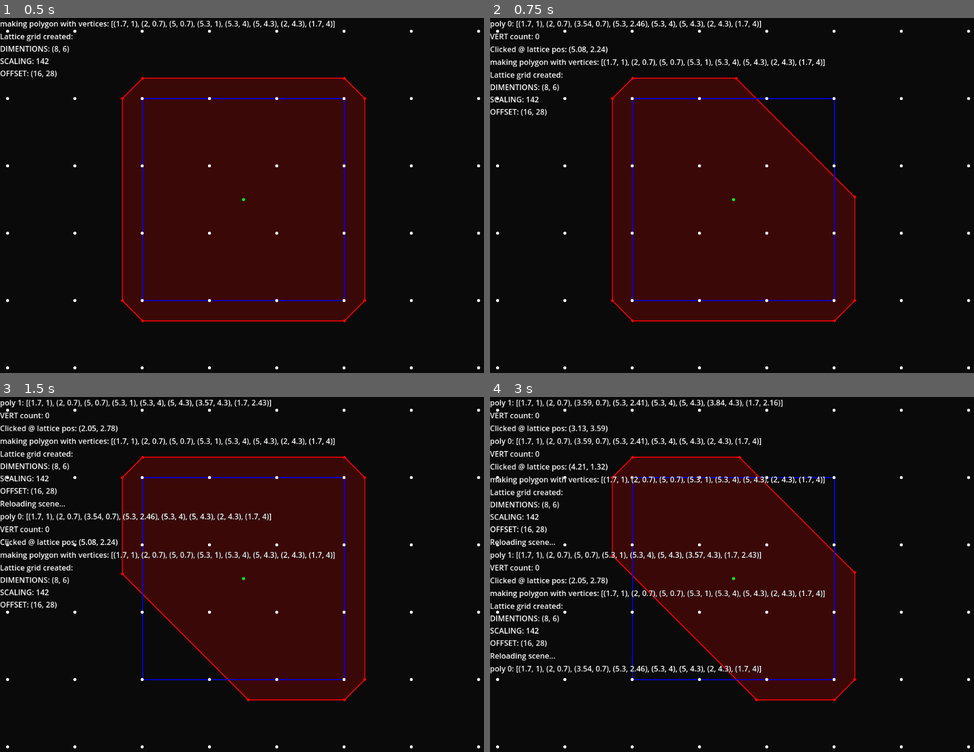
Above: before the commit, frames 1-4 (two rows, left to right).
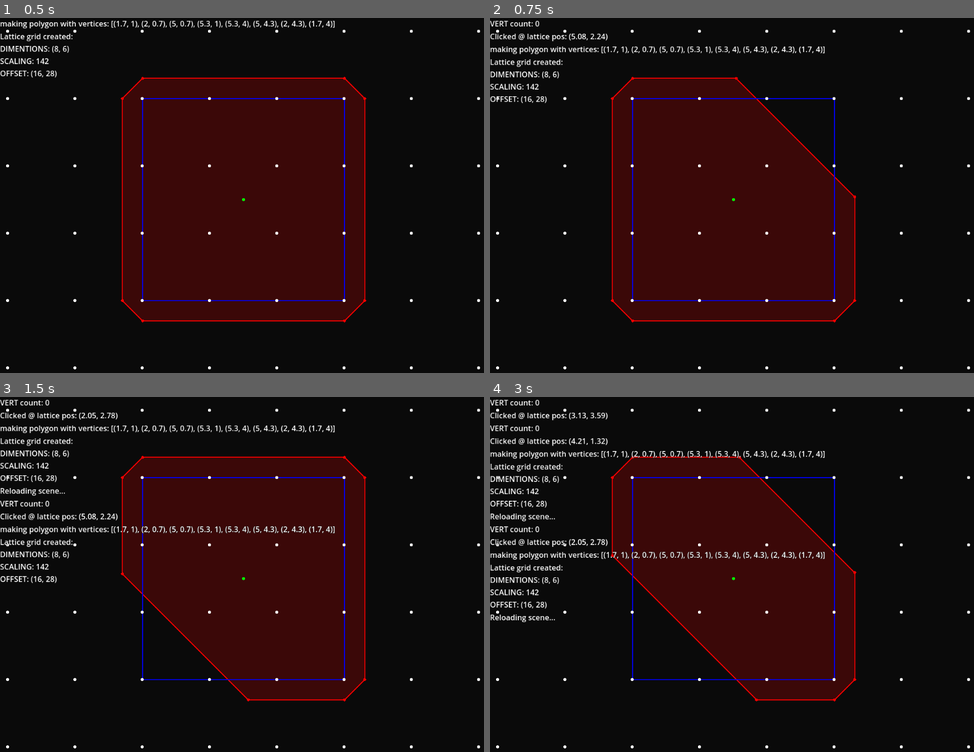
Above: after the commit, the same moments.

Repository: bigkwii/cutting-plane-game-2
Game: Godot game, scene res://scenes/testing/test.tscn
Same seed, same stepped clock (60 frames per second), same inputs: the game is played once before the commit and once after it. The project has no main scene, so this scene is started directly.
Inputs (mouse positions are in pixels of both pictures, inside the frame that each line leads up to):
- Up to frame 1 (0.5 s): no input
- Up to frame 2 (0.75 s): tap Enter at 0.5 s; move the mouse to (838, 181) at 0.52 s; press the mouse at (838, 181) at 0.53 s
- Up to frame 3 (1.5 s): tap R (reset) at 1.25 s; move the mouse to (145, 595) at 1.27 s; release the mouse at (145, 595) at 1.28 s; click (145, 595) at 1.35 s
- Up to frame 4 (3 s): tap R (reset) at 2 s; move the mouse to (780, 499) at 2.02 s; press the mouse at (780, 499) at 2.03 s; move the mouse to (707, 652) at 2.77 s; release the mouse at (707, 652) at 2.78 s; click (707, 652) at 2.85 s

Frame 1 is identical in both runs. In frame 2, 2.5% of the frame differs, in the area x 0-70%, y 0-28%; in frame 3, 5.3%; in frame 4, 6.8%, in the area x 0-70%, y 0-78%.

Commit message:
camera zoom in and pan + other fixes

Diff:
--- a/project.godot
+++ b/project.godot
@@ -37,6 +37,25 @@
 "events": [Object(InputEventMouseButton,"resource_local_to_scene":false,"resource_name":"","device":-1,"window_id":0,"a …(258 unchanged characters)…
 ]
 }
+mouse2={
+"deadzone": 0.5,
+"events": [Object(InputEventMouseButton,"resource_local_to_scene":false,"resource_name":"","device":-1,"window_id":0,"alt_pressed":false,"shift_pressed":false,"ctrl_pressed":false,"meta_pressed":false,"button_mask":2,"position":Vector2(173, 20),"global_position":Vector2(177, 61),"factor":1.0,"button_index":2,"canceled":false,"pressed":true,"double_click":false,"script":null)
+]
+}
+mouse3={
+"deadzone": 0.5,
+"events": []
+}
+mwheelup={
+"deadzone": 0.5,
+"events": [Object(InputEventMouseButton,"resource_local_to_scene":false,"resource_name":"","device":-1,"window_id":0,"alt_pressed":false,"shift_pressed":false,"ctrl_pressed":false,"meta_pressed":false,"button_mask":8,"position":Vector2(127, 22),"global_position":Vector2(131, 63),"factor":1.0,"button_index":4,"canceled":false,"pressed":true,"double_click":false,"script":null)
+]
+}
+mwheeldown={
+"deadzone": 0.5,
+"events": [Object(InputEventMouseButton,"resource_local_to_scene":false,"resource_name":"","device":-1,"window_id":0,"alt_pressed":false,"shift_pressed":false,"ctrl_pressed":false,"meta_pressed":false,"button_mask":16,"position":Vector2(107, 17),"global_position":Vector2(111, 58),"factor":1.0,"button_index":5,"canceled":false,"pressed":true,"double_click":false,"script":null)
+]
+}
 
 [rendering]
 
--- /dev/null
+++ b/scenes/testing/camera.gd
@@ -0,0 +1,73 @@
+extends Camera2D
+## Camera scene that handles zooming and panning.
+## [br][br]
+## !!!!!!!!!!!!!!!!!!!!!!!!!!!!!!!!!!!!!!!!!!!!!!!!!!!!!
+## !!! TODO: DOCUMENTATION AND USE INPUT MAP ACTIONS !!!
+## !!!!!!!!!!!!!!!!!!!!!!!!!!!!!!!!!!!!!!!!!!!!!!!!!!!!!
+
+
+# Variables to control the zoom and panning
+var zoom_min = 1.0
+var zoom_max = 3.0
+var zoom_step = 0.1
+var is_panning = false
+var last_mouse_pos = Vector2()
+var scene_rect = Rect2(Vector2(), Vector2(1024, 768)) # TODO: make this dynamic
+
+func _ready():
+	# center the camera
+	position = scene_rect.position + scene_rect.size / 2
+	# Initialize zoom level
+	zoom = Vector2(1, 1)
+
+func _input(event):
+	# Handle zoom in/out
+	if event is InputEventMouseButton:
+		if event.button_index == MOUSE_BUTTON_WHEEL_UP:
+			zoom_in()
+		elif event.button_index == MOUSE_BUTTON_WHEEL_DOWN:
+			zoom_out()
+
+		# Handle panning start/stop
+		if event.button_index == MOUSE_BUTTON_RIGHT or event.button_index == MOUSE_BUTTON_MIDDLE:
+			if event.pressed:
+				is_panning = true
+				last_mouse_pos = event.position
+			else:
+				is_panning = false
+
+	# Handle panning movement
+	elif event is InputEventMouseMotion and is_panning:
+		pan_camera(event.position)
+
+func zoom_in():
+	var new_zoom = zoom + Vector2(zoom_step, zoom_step)
+	if new_zoom.x <= zoom_max and new_zoom.y <= zoom_max:
+		adjust_zoom(new_zoom)
+
+func zoom_out():
+	var new_zoom = zoom - Vector2(zoom_step, zoom_step)
+	if new_zoom.x >= zoom_min and new_zoom.y >= zoom_min:
+		adjust_zoom(new_zoom)
+
+func adjust_zoom(new_zoom):
+	var old_zoom = zoom
+	zoom = new_zoom
+	var mouse_world_pos = get_global_mouse_position()
+	var camera_pos_delta = (mouse_world_pos - position) * (1 - old_zoom.x / new_zoom.x)
+	position += camera_pos_delta
+	clamp_camera_position()
+
+func pan_camera(new_mouse_pos):
+	if zoom != Vector2(1, 1): # Only pan if zoomed in
+		var delta = last_mouse_pos - new_mouse_pos
+		position += delta / zoom
+		last_mouse_pos = new_mouse_pos
+		clamp_camera_position()
+
+func clamp_camera_position():
+	var screen_size = get_viewport_rect().size / zoom
+	var camera_limits_min = scene_rect.position + (screen_size / 2)
+	var camera_limits_max = scene_rect.position + scene_rect.size - (screen_size / 2)
+	position.x = clamp(position.x, camera_limits_min.x, camera_limits_max.x)
+	position.y = clamp(position.y, camera_limits_min.y, camera_limits_max.y)
--- /dev/null
+++ b/scenes/testing/camera.tscn
@@ -0,0 +1,6 @@
+[gd_scene load_steps=2 format=3 uid="uid://lotaw6d6q6u5"]
+
+[ext_resource type="Script" path="res://scenes/testing/camera.gd" id="1_pu3b3"]
+
+[node name="Camera" type="Camera2D"]
+script = ExtResource("1_pu3b3")
--- a/scenes/testing/test.gd
+++ b/scenes/testing/test.gd
@@ -9,6 +9,7 @@
 # -- child nodes --
 @onready var LATTICE_GRID = $lattice_grid
 @onready var POLYGON = $polygon
+@onready var CAMERA = $Camera
 
 # Called when the node enters the scene tree for the first time.
 func _ready():
@@ -24,13 +25,12 @@
 	if event.is_action_pressed("reset"):
 		DEBUG.log("Reloading scene...")
 		get_tree().reload_current_scene()
-	# print click position
 	if event.is_action_pressed("mouse1"):
 		if event.pressed:
 			var clicked_lattice_pos = snapped( (get_global_mouse_position() - DEFAULTS.OFFSET) / DEFAULTS.SCALING , Vector2(CLICK_EPSILON, CLICK_EPSILON) )
 			DEBUG.log( "Clicked @ lattice pos: " + str( clicked_lattice_pos ) )
-			# split the polygon horizontally at the clicked height
-			cut_polygon(Vector2(clicked_lattice_pos.x, clicked_lattice_pos.y), Vector2(0.5,0.5))
+			# split the polygon at the given position and at a hard-coded direction
+			cut_polygon(Vector2(clicked_lattice_pos.x, clicked_lattice_pos.y), Vector2(1,1))
 
 ## determines if a given point is on a segment
 ## [br][br]
@@ -88,7 +88,7 @@
 		var intersection = line_intersects_segment(line_point, line_dir, start_point, end_point)
 		if intersection:
 			intersection_points.append(intersection)
-	if intersection_points.size() != 2:
+	if intersection_points.size() == 0 or intersection_points.size() % 2 != 0: # TODO: not sure about the 2nd condition
 		DEBUG.log("split_polygon: Invalid number of intersection points: %s" % intersection_points.size())
 		return []
 	var is_upper = is_point_above_line(polygon[0], line_point, line_dir)
@@ -126,7 +126,8 @@
 		return
 	if Geometry2D.is_point_in_polygon(centroid, new_polygons[0]):
 		POLYGON.rebuild_polygon(new_polygons[0])
-		DEBUG.log("poly 0: %s" % new_polygons[0], 100)
 	else:
 		POLYGON.rebuild_polygon(new_polygons[1])
-		DEBUG.log("poly 1: %s" % new_polygons[1], 100)
+
+
+# -- camera stuff --
--- a/scenes/testing/test.tscn
+++ b/scenes/testing/test.tscn
@@ -1,8 +1,9 @@
-[gd_scene load_steps=4 format=3 uid="uid://clrnwpok4we7c"]
+[gd_scene load_steps=5 format=3 uid="uid://clrnwpok4we7c"]
 
 [ext_resource type="Script" path="res://scenes/testing/test.gd" id="1_ue41n"]
 [ext_resource type="PackedScene" uid="uid://dgb3ubanl7ucn" path="res://scenes/testing/lattice_grid.tscn" id="2_jog8d"]
 [ext_resource type="PackedScene" uid="uid://dnibem6i2pwss" path="res://scenes/testing/polygon.tscn" id="3_dbcd7"]
+[ext_resource type="PackedScene" uid="uid://lotaw6d6q6u5" path="res://scenes/testing/camera.tscn" id="4_ig2q3"]
 
 [node name="test" type="Node2D"]
 script = ExtResource("1_ue41n")
@@ -12,3 +13,5 @@
 [node name="polygon" parent="." instance=ExtResource("3_dbcd7")]
 position = Vector2(1, 0)
 initial_vertices = Array[Vector2]([Vector2(1.7, 1), Vector2(2, 0.7), Vector2(5, 0.7), Vector2(5.3, 1), Vector2(5.3, 4), Vector2(5, 4.3), Vector2(2, 4.3), Vector2(1.7, 4)])
+
+[node name="Camera" parent="." instance=ExtResource("4_ig2q3")]
Not shown, changed: NOTES.md
